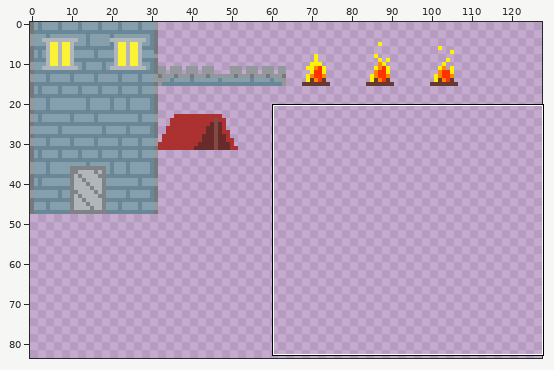
Pixel-art file, stored at Assets/Sprites/buildings.aseprite. Above, an overview of the earlier version with the close-up marked.
Close-up. As it was:
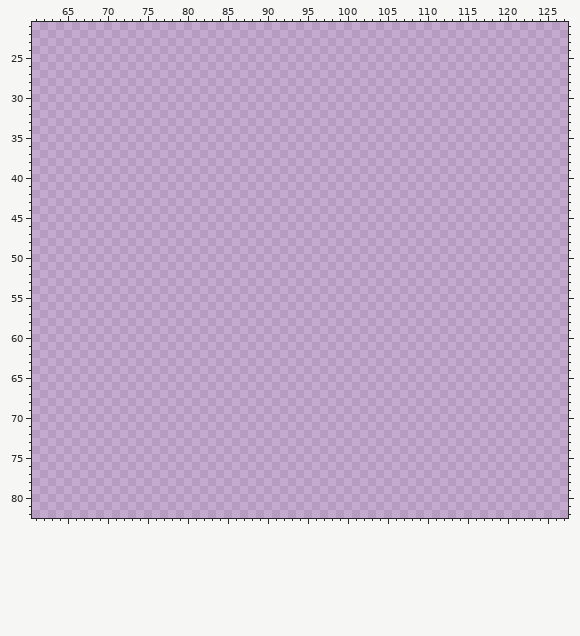
128x128 pixels, 1 frame. Shown: x 61..127, y 21..82. The wide view leaves out empty margins. The commit also changed other parts of the picture, which this record leaves out.
Now the later version:
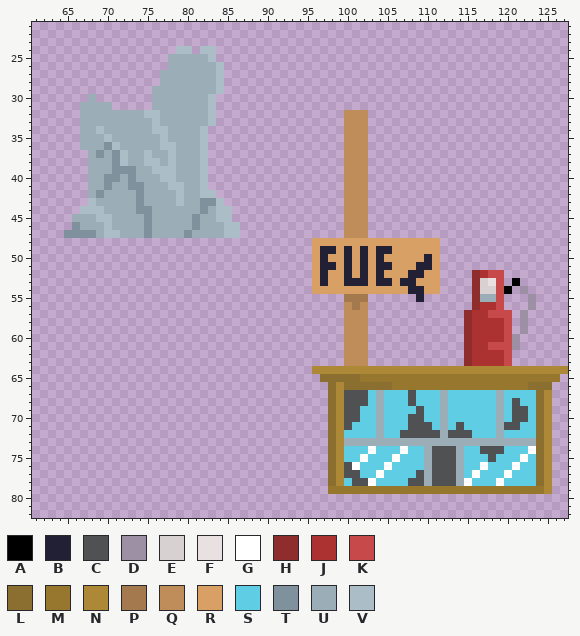
Palette (. is transparent): A #000000  B #222034  C #4f5152  D #9e90a4  E #d8d1d1  F #e9e1e1  G #ffffff  H #8f2d2d  J #ac3232  K #c74949  L #8a6f30  M #97772d  N #ad8937  P #a4794e  Q #be8d5a  R #d9a066  S #5fcde4  T #7e919c  U #9badb7  V #abbdc7
Change:
@@ x 61..127 @@
 23 ...................................................................
-24 ...................................................................
-25 ...................................................................
-26 ...................................................................
-27 ...................................................................
-28 ...................................................................
-29 ...................................................................
-30 ...................................................................
-31 ...................................................................
-32 ...................................................................
-33 ...................................................................
-34 ...................................................................
-35 ...................................................................
-36 ...................................................................
-37 ...................................................................
-38 ...................................................................
-39 ...................................................................
-40 ...................................................................
-41 ...................................................................
-42 ...................................................................
-43 ...................................................................
-44 ...................................................................
-45 ...................................................................
-46 ...................................................................
-47 ...................................................................
-48 ...................................................................
-49 ...................................................................
-50 ...................................................................
-51 ...................................................................
-52 ...................................................................
-53 ...................................................................
-54 ...................................................................
-55 ...................................................................
-56 ...................................................................
-57 ...................................................................
-58 ...................................................................
-59 ...................................................................
-60 ...................................................................
-61 ...................................................................
-62 ...................................................................
-63 ...................................................................
-64 ...................................................................
-65 ...................................................................
-66 ...................................................................
-67 ...................................................................
-68 ...................................................................
-69 ...................................................................
-70 ...................................................................
-71 ...................................................................
-72 ...................................................................
-73 ...................................................................
-74 ...................................................................
-75 ...................................................................
-76 ...................................................................
-77 ...................................................................
-78 ...................................................................
-79 ...................................................................
+24 ..................VV.VV............................................
+25 .................UUUUUV............................................
+26 .................UUUUUUV...........................................
+27 ................UUUUUUUV...........................................
+28 ................UUUUUUUV...........................................
+29 ...............UUUUUUUUV...........................................
+30 .......U.......UUUUUUUV............................................
+31 ......UUUU.....UUUUUUUV............................................
+32 ......UUUUUUUUVVUUUUUUV................QQQ.........................
+33 ......UUUUUUUUUVUUUUUUV................QQQ.........................
+34 ......UUVUUUUUUVVUUUUV.................QQQ.........................
+35 ......UUUVUUUUUUVUUUUV.................QQQ.........................
+36 ......UUUTVUUUUUVVUUUV.................QQQ.........................
+37 .......UTUTVUUVUUVUUUV.................QQQ.........................
+38 .......UUUTVUUVVUVUUUV.................QQQ.........................
+39 .......UUUTTTUUVVVUUUV.................QQQ.........................
+40 .......UUTTUTUUUVVUUUV.................QQQ.........................
+41 .......UUTUUTTUUUVVUUV.................QQQ.........................
+42 .......UTUUUUTUUUUVUUVV................QQQ.........................
+43 .......VUUUUUTUUUUVUUTTV...............QQQ.........................
+44 ......VVVUUUUTTUUUUUUTUVV..............QQQ.........................
+45 .....UUUVVUUUUTUUUUUTUUVV..............QQQ.........................
+46 .....TUUUVUUUUTUUUUUTUUUVV.............QQQ.........................
+47 ....TTTTUVVUUUTUUUUTUUUUVV.............QQQ.........................
+48 ...................................RRRRRRRRRRRRRRRR................
+49 ...................................RBBRBRBRBBRRRRRR................
+50 ...................................RBRRBRBRBRRRRRBR................
+51 ...................................RBBRBRBRBBRRRBBR................
+52 ...................................RBRRBRBRBRRRBBRR....HJKK........
+53 ...................................RBRRBBBRBBRBBRRR....HEFK.A......
+54 ...................................RRRRRRRRRRRRBBRR....HEEKA.D.....
+55 .......................................PPP......B......HUUK...D....
+56 .......................................QPQ.............HJJK...D....
+57 .......................................QQQ............HJJKKK.D.....
+58 .......................................QQQ............HJJJJK.D.....
+59 .......................................QQQ............HJJJJK.D.....
+60 .......................................QQQ............HJJJJKD......
+61 .......................................QQQ............HJJKKKD......
+62 .......................................QQQ............HJJJJK.......
+63 .......................................QQQ............HJJJJK.......
+64 ...................................NNNNNNNNNNNNNNNNNNNNNNNNNNNNNNNN
+65 ....................................LLLLLMMMMMMMMMMMMMMMMMMMMMMMMM.
+66 .....................................LNLLLLLLMMMMMMMMMMMMMMMMMLLL..
+67 .....................................LNCCCSUSSSCSSSUSSSSSSUSSSSLN..
+68 .....................................LNCCCSUSSSCSSSUSSSSSSUSCSSLN..
+69 .....................................LNCCSSUSSSSCSSUSSSSSSUSCCSLN..
+70 .....................................LNCCSSUSSSCCSSUSSSSSSUSCCSLN..
+71 .....................................LNCSSSUSSSCCCSUSCSSSSUCCSSLN..
+72 .....................................LNSSSSUSSCCCCCUCCCSSSUSSSSLN..
+73 .....................................LNUUUUUUUUUUUUUUUUUUUUUUUULN..
+74 .....................................LNSSSGSSSGSSUCCCUSSCCCSSSGLN..
+75 .....................................LNSSGSSSGSSSUCCCUSSSCSSSGSLN..
+76 .....................................LNCGSSSGSSSSUCCCUSSGSSSGSSLN..
+77 .....................................LNCCSSGSSSSCUCCCUSGSSSGSSSLN..
+78 .....................................LNSCCGSSSSCCUCCCUGSSSGSSSSLN..
+79 .....................................MMMMMMMMMMMMMMMMMMMMMMMMMMMN..
 80 ...................................................................
Boxes around the changes in both close-ups, in picture pixels (x1, y1, x2, y2):
added: (64, 46, 240, 238)
added: (312, 110, 568, 494)
